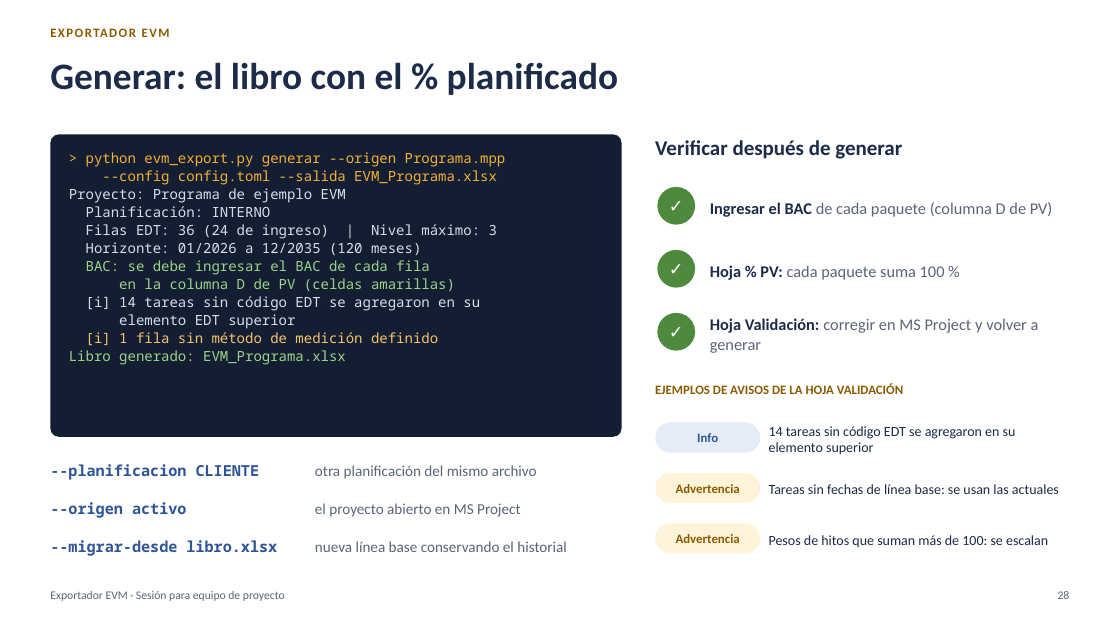
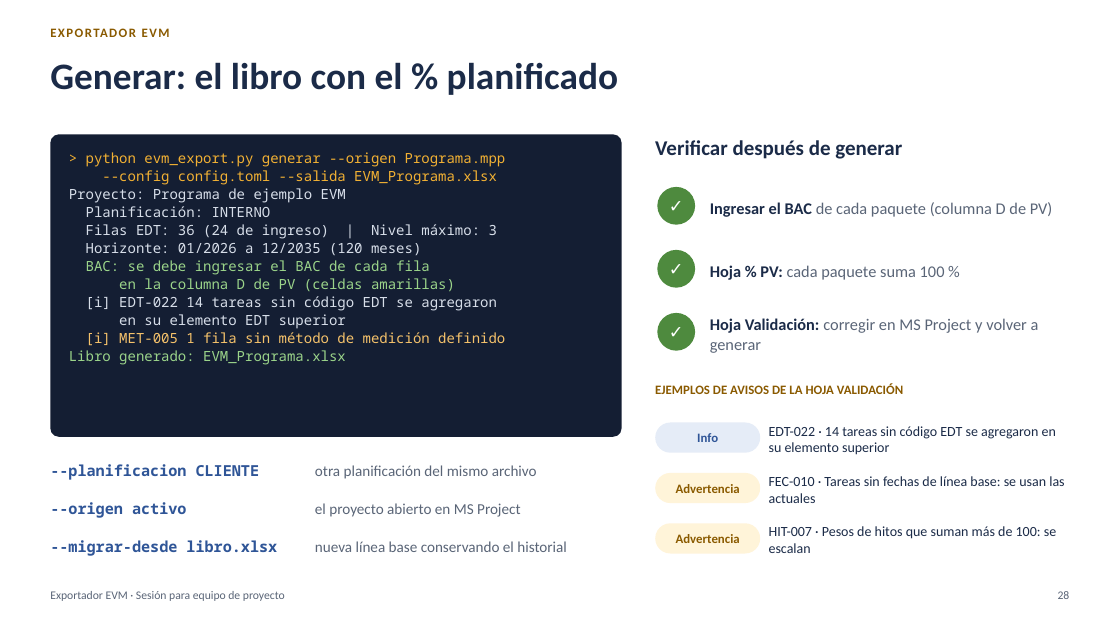
Before and after one commit to MarceloSalazar/evm-automation, a slide deck: slide 28 of docs/presentacion-jefes-de-proyecto.pptx. Drawn at 1120x630 pixels with LibreOffice and Linux fonts; fonts in the diff are those of the drawing. Boxes give left, top, right and bottom in pixels: in the first picture for what was removed or moved away, otherwise in the second. Text is boxed around its words. In the diff, an @@ line names an element or a change of style, - is before the commit and + after.

Commit message:
Versión 2.4.0: códigos de mensajes, evaluación DCMA y controles de la norma EIA-748-E
- CHANGELOG: la sección Sin publicar pasa a ser la entrada 2.4.0.
- Versión 2.4.0 en evm/__init__.py, en la portada de la presentación y en los ejemplos de salida de la
  documentación (comprobados con el tutorial de 24 meses). El tutorial explica el aviso ACT-048 de los dos
  últimos meses.
- Presentación: diapositiva nueva sobre los avisos del cierre, salidas de generar y actualizar con
  códigos, pestaña Registro de cambios, aviso del LOE y notas; PDF exportado de nuevo.
- Captura de la hoja Registro de cambios (capturas_excel.py la genera con una copia del libro del ejemplo
  con dos cambios) y nota sobre los libros anteriores a la 2.4.0 en El libro Excel.
- README: controles del cierre, códigos de los mensajes y documentos de evaluación DCMA y EIA-748-E.

```diff
--- a/docs/presentacion-jefes-de-proyecto.pptx
+++ b/docs/presentacion-jefes-de-proyecto.pptx
@@ text at <box>86,296,505,346</box>: text changed @@
-[i] 14 tareas sin código EDT se agregaron en su
-elemento EDT superior
-[i] 1 fila sin método de medición definido
+[i] EDT-022 14 tareas sin código EDT se agregaron
+en su elemento EDT superior
+[i] MET-005 1 fila sin método de medición definido
@@ text at <box>769,426,1056,455</box>: text changed @@
-14 tareas sin código EDT se agregaron en su elemento superior
+EDT-022 · 14 tareas sin código EDT se agregaron en su elemento superior
@@ text at <box>769,476,1064,503</box>: text changed @@
-Tareas sin fechas de línea base: se usan las actuales
+FEC-010 · Tareas sin fechas de línea base: se usan las actuales
@@ text at <box>769,526,1056,553</box>: text changed @@
-Pesos de hitos que suman más de 100: se escalan
+HIT-007 · Pesos de hitos que suman más de 100: se escalan
```
Also in this commit, not shown: 5 other slides changed, 1 slide added, 11 other files.
